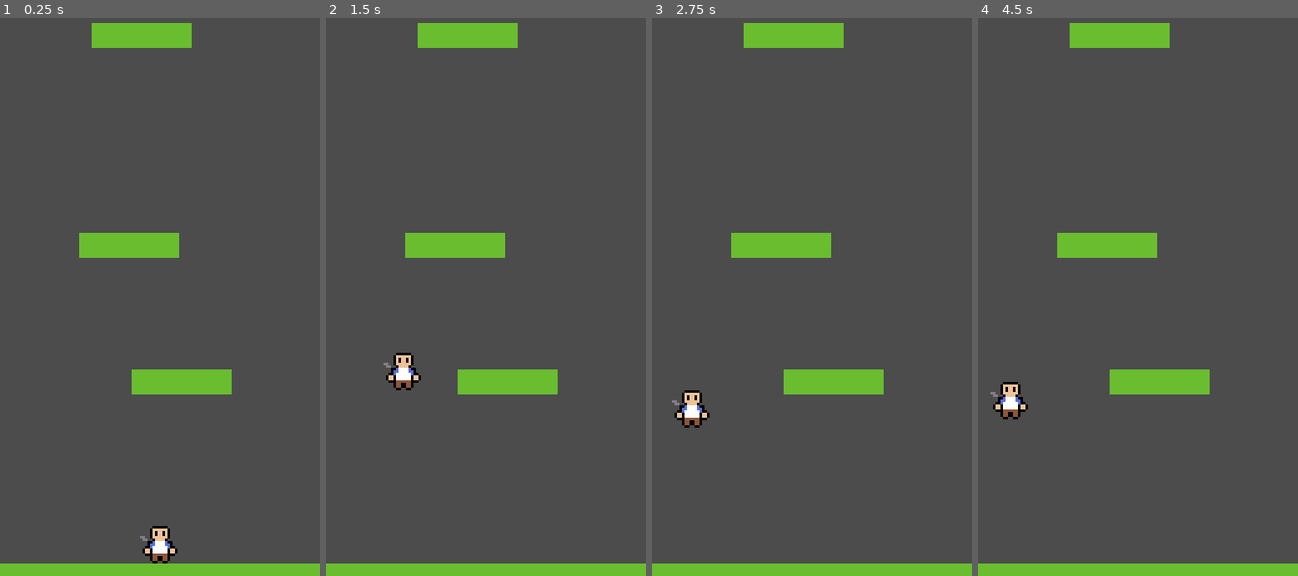
Above: before the commit, frames 1-4 (left to right).
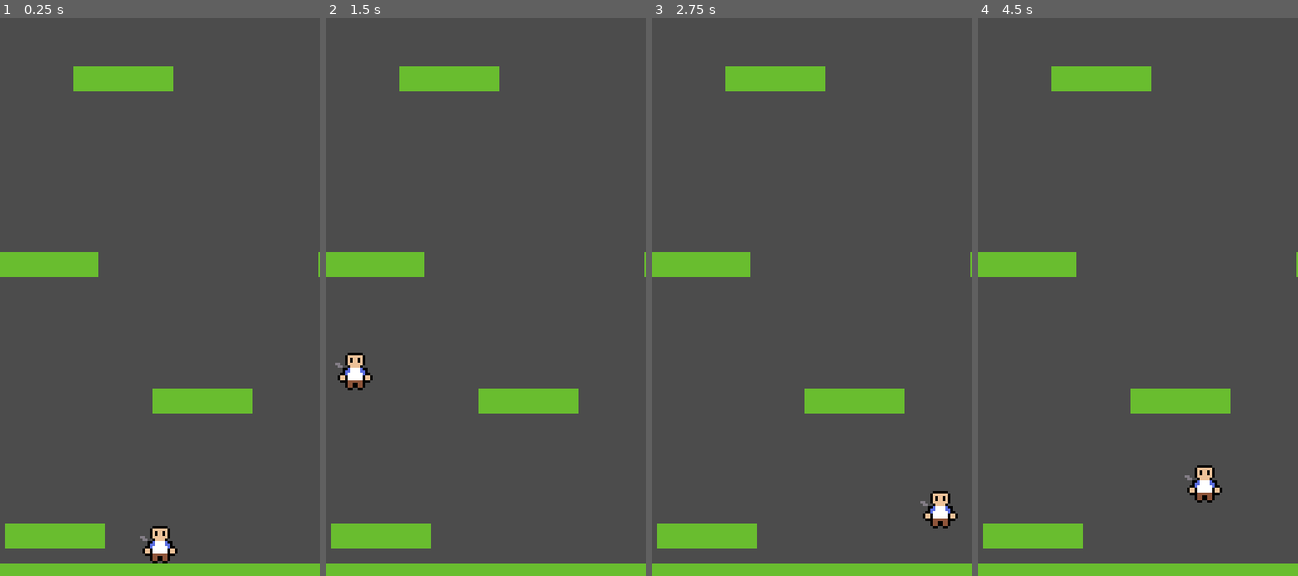
Above: after the commit, the same moments.

Repository: gmatiukhin/joodle-dump
Game: Godot game, scene res://Game.tscn
The game is run twice, just before and just after one commit, with the same random seed, the same clock (stepped at 60 frames per second) and the same inputs.
Inputs:
- Up to frame 1 (0.25 s): no input
- Up to frame 2 (1.5 s): tap Enter at 0.5 s; hold W (jump) 0.53-1.28 s; hold D (move_right) from 0.53 s (still down); tap S (duck) at 1.35 s
- Up to frame 3 (2.75 s): tap W (jump) at 1.52, 1.55, 1.82 s; release D (move_right) at 2.03 s; hold A (move_left) from 2.03 s (still down); hold W (jump) from 2.03 s (still down)
- Up to frame 4 (4.5 s): release A (move_left) at 2.78 s; release W (jump) at 2.78 s; hold D (move_right) 2.78-4.28 s; tap S (duck) at 2.85, 4.35 s; tap W (jump) at 3.02, 3.05, 3.32 s; hold W (jump) 3.53-4.28 s; hold A (move_left) from 4.28 s (still down)

The runs differ from the first frame. In frame 1, 9.2% of the frame differs, in the area x 0-100%, y 0-96%; in frame 2, 10%; in frame 3, 10%; in frame 4, 10%.

Commit message:
Platform spawn positions improvement, minor player changes

Diff:
--- a/PlatformSpawner.gd
+++ b/PlatformSpawner.gd
@@ -1,31 +1,54 @@
 extends Node2D
 
-export (int) var num_platforms = 3
-export (int) var y_scatter = 30
-export (int) var x_scatter = 30
-# space at the top of the screen where no platform can spawn
-export (int) var dead_zone = 50
+const NUM_PLATFORMS = 4
+const Y_SCATTER = 20
+const X_SCATTER = 60
+
+const PLATFORM_CLEAR_ZONE = 20
 
 var rng = RandomNumberGenerator.new()
 var platform_preload = preload("res://Platform.tscn")
 onready var viewport = get_viewport_rect().size
 
-func spawn_three_platforms():
-	var platform_elevation_delta = (viewport.y- dead_zone) / num_platforms
+func spawn_platforms():
+	var platform_elevation_delta = viewport.y / NUM_PLATFORMS
 	print(platform_elevation_delta)
-	for i in num_platforms:
-		var platform = platform_preload.instance() as StaticBody2D
-		var elevation_scatter = rng.randf_range(-y_scatter, y_scatter)
-		platform.position.y = dead_zone + i * platform_elevation_delta + elevation_scatter
-		platform.position.x = viewport.x / 2 + rng.randf_range(-x_scatter, x_scatter)
-		print(platform.position)
-		add_child(platform)
+	var prev_pos_x = 0
+	for i in NUM_PLATFORMS:
+		var platform_position := Vector2()
+
+		var elevation_scatter = rng.randf_range(-Y_SCATTER, Y_SCATTER)
+		platform_position.y = (i + 1) * platform_elevation_delta + elevation_scatter
+
+		platform_position.x = viewport.x / 2 + rng.randf_range(-X_SCATTER, X_SCATTER)
+		# Offset new platform so that the player can always jump from the previous
+		var x_delta = platform_position.x - prev_pos_x
+		if is_equal_approx(x_delta, 0.0):
+			platform_position.x += PLATFORM_CLEAR_ZONE * (1 if rng.randf() > 0.5 else -1)
+		elif abs(x_delta) < PLATFORM_CLEAR_ZONE:
+			platform_position.x += PLATFORM_CLEAR_ZONE * sign(x_delta)
+		prev_pos_x = platform_position.x
+
+		spawn_platform(platform_position)
+
+# Spawns two platforms instead of one in order to accomodate screen wrapping
+func spawn_platform(pos: Vector2):
+	var platform1 = platform_preload.instance() as StaticBody2D
+	platform1.position = pos
+
+	var platform2 = platform_preload.instance() as StaticBody2D
+	var wrap_offset = viewport.x * (1 if pos.x < viewport.x / 2 else -1)
+	platform2.position = pos + Vector2(wrap_offset, 0)
+
+	print(platform1.position)
+
+	add_child(platform1)
+	add_child(platform2)
 
 # Called when the node enters the scene tree for the first time.
 func _ready():
-	print(viewport)
 	rng.randomize()
-	spawn_three_platforms()
+	spawn_platforms()
 
 # Called every frame. 'delta' is the elapsed time since the previous frame.
 func _process(delta):
--- a/Player.gd
+++ b/Player.gd
@@ -1,7 +1,6 @@
 extends KinematicBody2D
 
 const WALK_SPEED = 100
-const WALK_MAX_SPEED = 200
 
 const JUMP_SPEED = 200
 const JUMP_DECELERATION = 1.1
@@ -18,14 +17,16 @@
 onready var gravity = ProjectSettings.get_setting("physics/2d/default_gravity")
 
 func _physics_process(delta):
-	# Horizontal movement code. First, get the player's input.
+	# Horizontal movement code
 	var walk = WALK_SPEED * (Input.get_action_strength("move_right") - Input.get_action_strength("move_left"))
-	# Slow down the player if they're not trying to move.
+	# Change position.x directly for precise controls
 	position.x += walk * delta
+	# Wrap screen border
+	position.x = wrapf(position.x, 0, get_viewport_rect().size.x)
 
 	# Jumping and ducking controls
 	if is_on_floor():
-		print(charge)
+#		print(charge)
 		if Input.is_action_pressed("jump"):
 			charge *= CHARGE_MODIFIER
 			charge = clamp(charge, 1, 4)
@@ -44,5 +45,3 @@
 
 	# Move based on the velocity and snap to the ground.
 	velocity = move_and_slide_with_snap(velocity, Vector2.DOWN, Vector2.UP)
-	# Wrap x position
-	position.x = wrapf(position.x, 0, get_viewport_rect().size.x)
--- a/Player.tscn
+++ b/Player.tscn
@@ -4,7 +4,7 @@
 [ext_resource path="res://Joodler.png" type="Texture" id=2]
 
 [sub_resource type="RectangleShape2D" id=1]
-extents = Vector2( 8, 8 )
+extents = Vector2( 7, 8 )
 
 [node name="Player" type="KinematicBody2D"]
 collision_mask = 2
